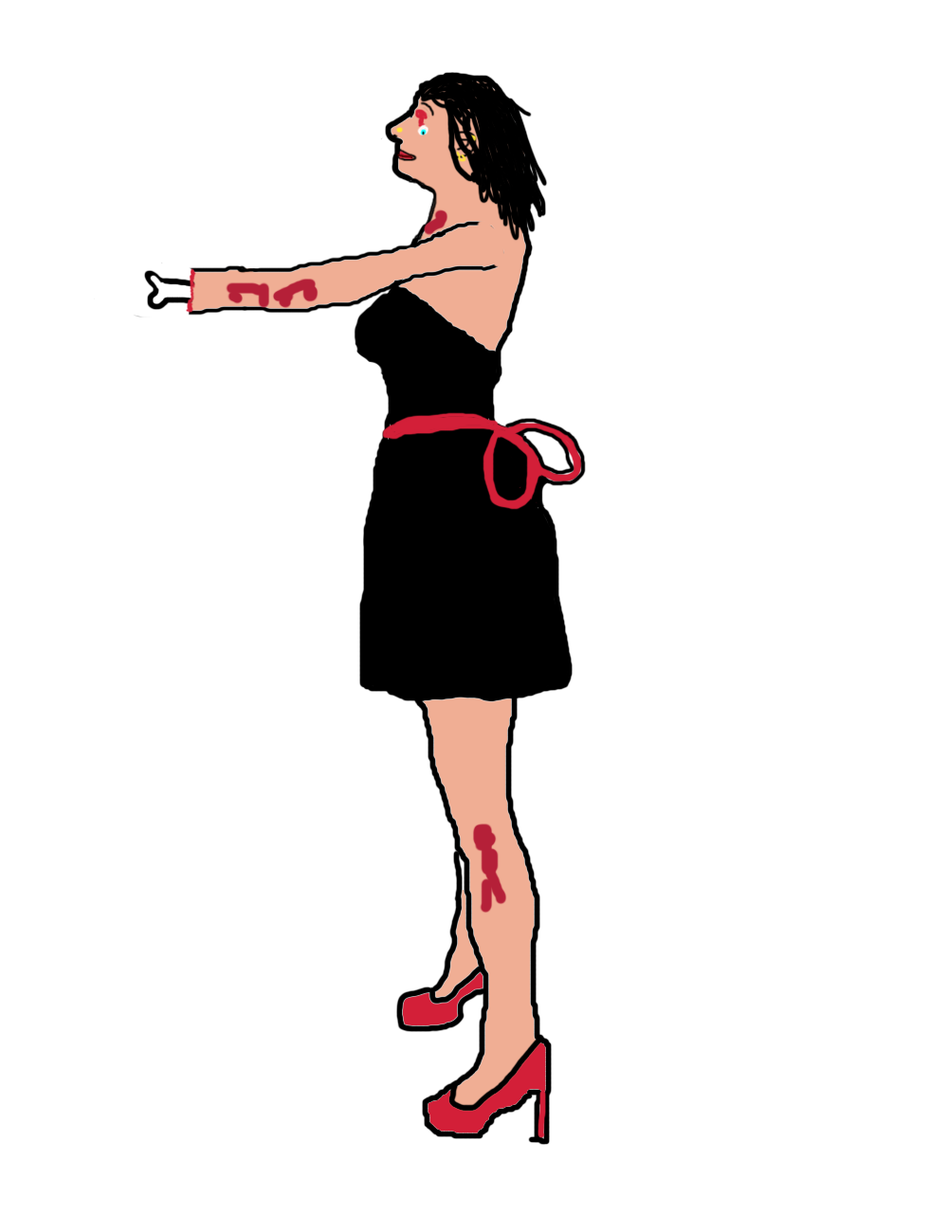
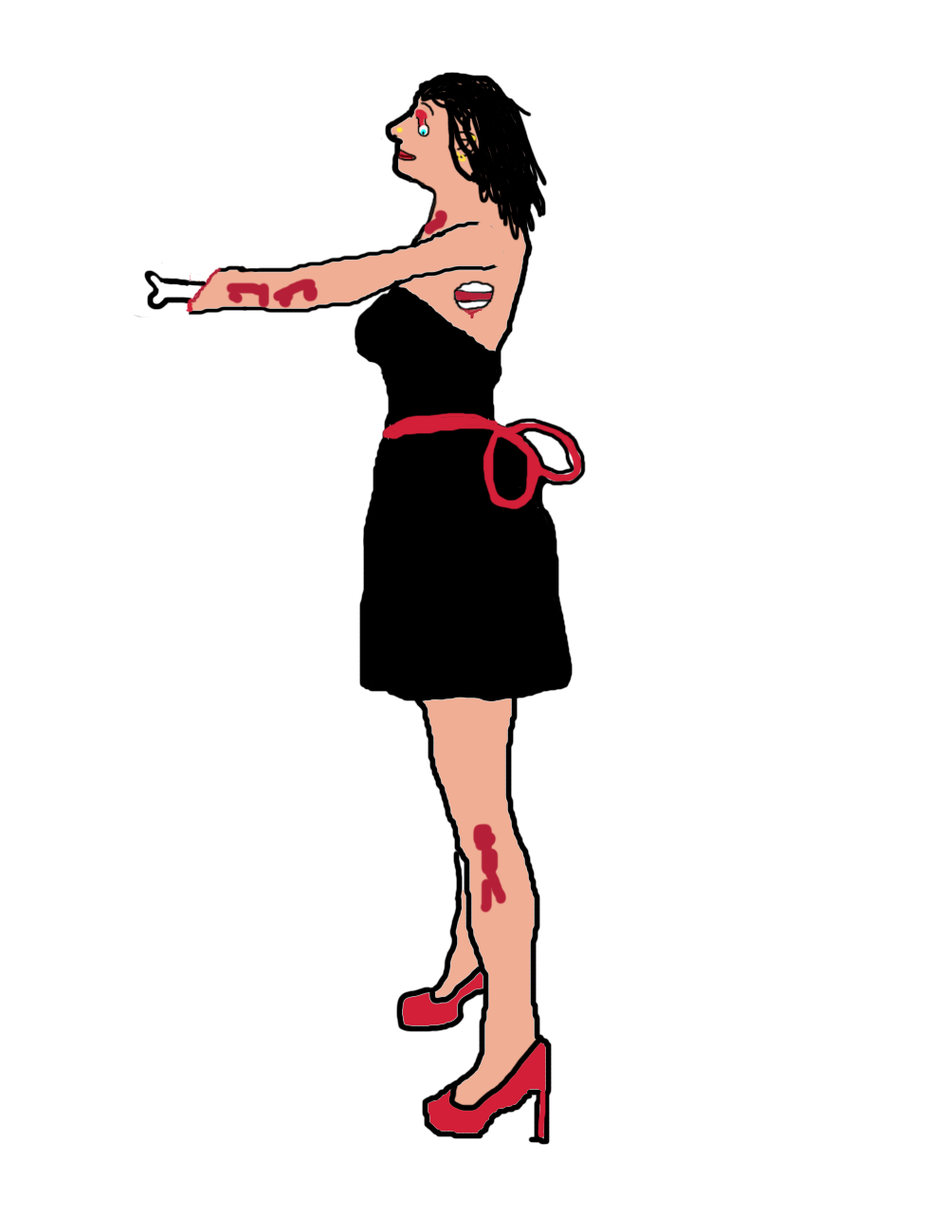
Revision of a layered 948x1232 image; what changed, layer by layer:
painted on "Layer 2 copy" over (x1=185, y1=115, x2=496, y2=320)
